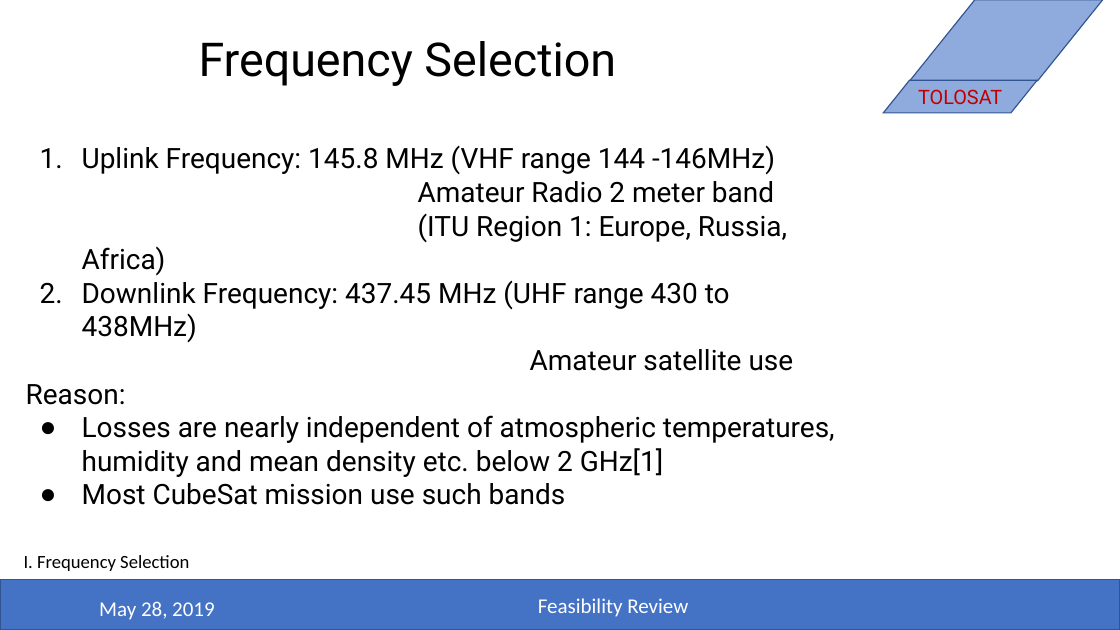
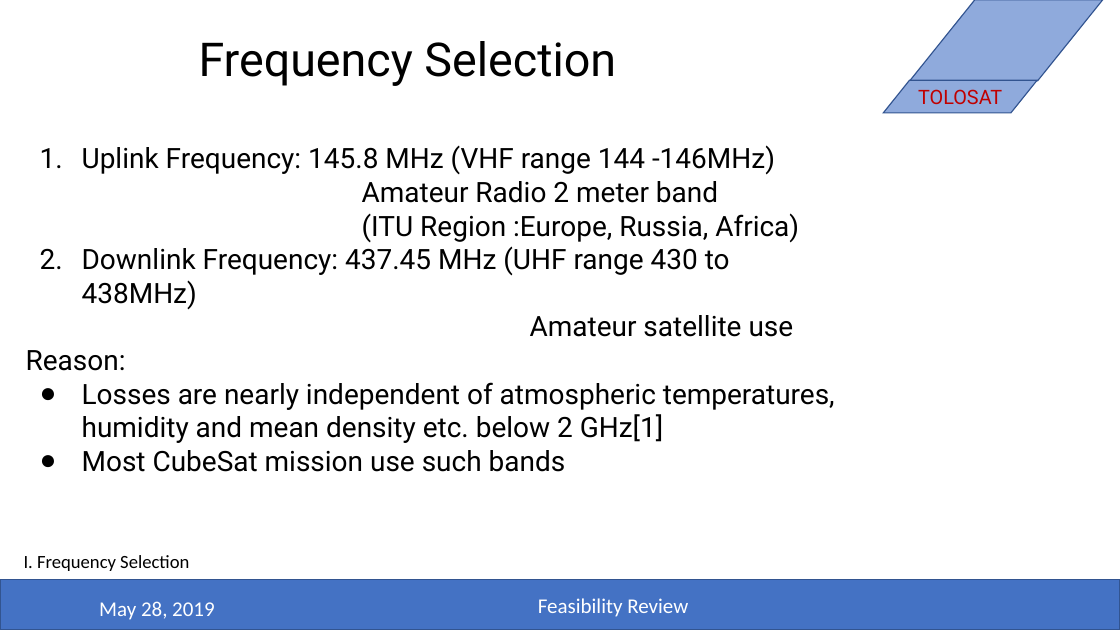
Before and after one commit to belmant/tolosat_systems_engineering, a slide deck: slide 2 of Files/Comms.pptx (slide 3 before the commit). Drawn at 1120x630 pixels with LibreOffice and Linux fonts; fonts in the diff are those of the drawing; background and template pictures are left out. Boxes give left, top, right and bottom in pixels: in the first picture for what was removed or moved away, otherwise in the second. Text is boxed around its words. In the diff, an @@ line names an element or a change of style, - is before the commit and + after.

```diff
--- a/Files/Comms.pptx
+++ b/Files/Comms.pptx
@@ subtitle at bbox=[82, 145, 799, 243]: text changed @@
-1. Uplink Frequency: 145.8 MHz (VHF range 144 -146MHz)
-Amateur Radio 2 meter band
-(ITU Region 1: Europe, Russia, Africa)
+1. Uplink Frequency: 145.8 MHz (VHF range 144 -146MHz)
+   Amateur Radio 2 meter band
+   (ITU Region :Europe, Russia, Africa)
```
Also in this commit, not shown: 6 other slides changed, 1 slide added, 1 slide removed, 2 other files.
